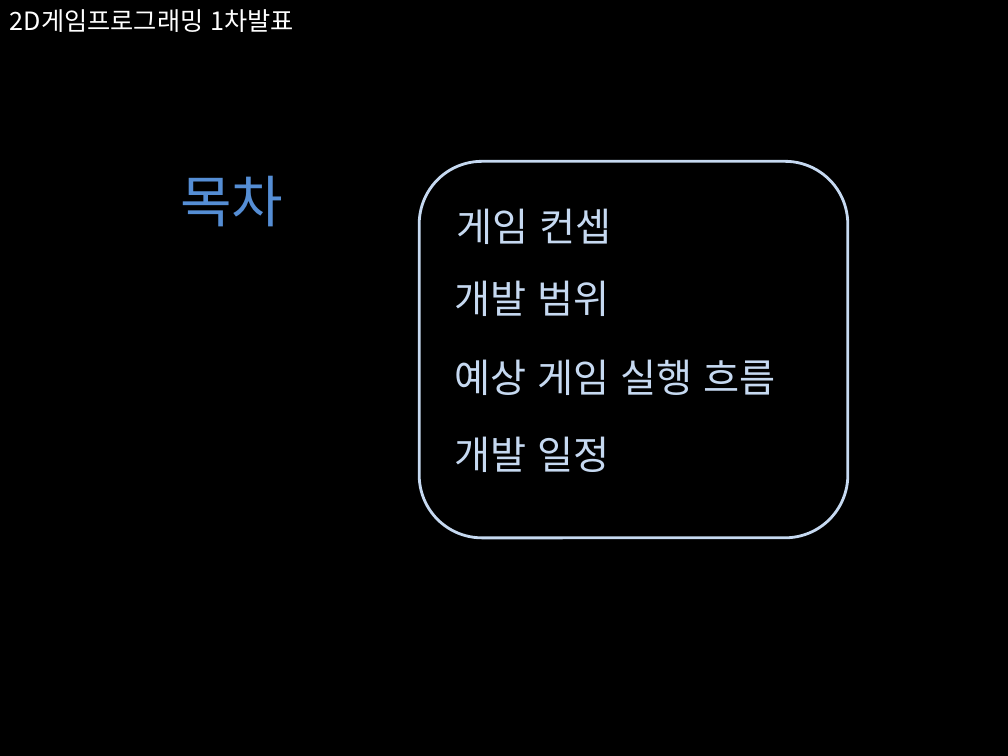
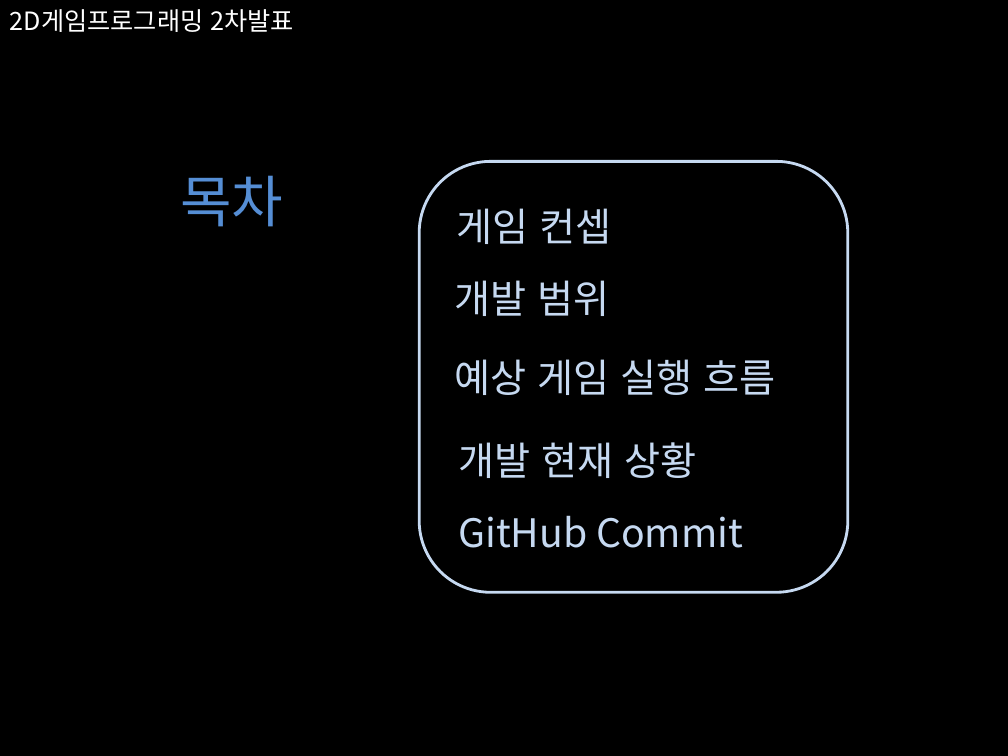
Before and after one commit to Dahye11/Dahye, a slide deck: slide 2 of 2DGP/2/2015182004 KimDaHye_2차발표.pptx. Drawn at 1008x756 pixels with LibreOffice and Linux fonts; fonts in the diff are those of the drawing. Boxes give left, top, right and bottom in pixels: in the first picture for what was removed or moved away, otherwise in the second. Text is boxed around its words. In the diff, an @@ line names an element or a change of style, - is before the commit and + after.

```diff
--- a/2DGP/2/2015182004 KimDaHye_2차발표.pptx
+++ b/2DGP/2/2015182004 KimDaHye_2차발표.pptx
@@ text at [10, 9, 295, 32]: text changed @@
-2D게임프로그래밍 1차발표
+2D게임프로그래밍 2차발표
@@ rounded rectangle: place and size @@
-rounded rectangle at [419, 161, 848, 538]
+rounded rectangle at [419, 161, 848, 593]
@@ text at [459, 442, 696, 478]: text changed @@
-개발 일정
+개발 현재 상황
@@ text added at [458, 515, 743, 548], 28 pt, text #C6D9F1 @@
+GitHub Commit
```
Also in this commit, not shown: 6 other slides changed, 1 slide added, 1 other file.
